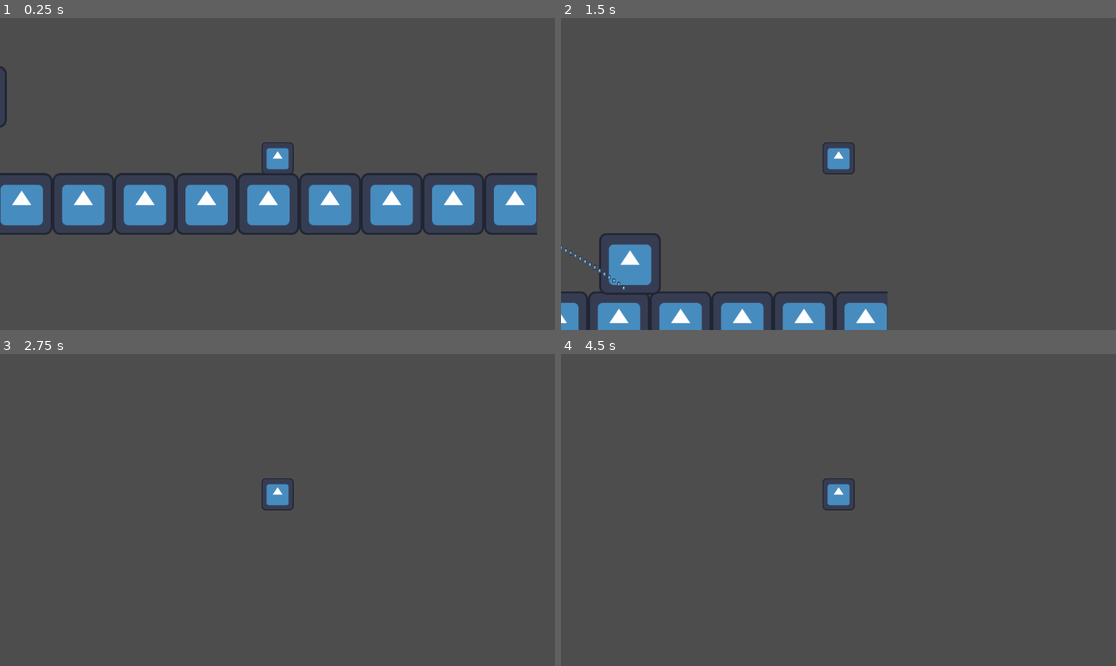
Above: before the commit, frames 1-4 (two rows, left to right).
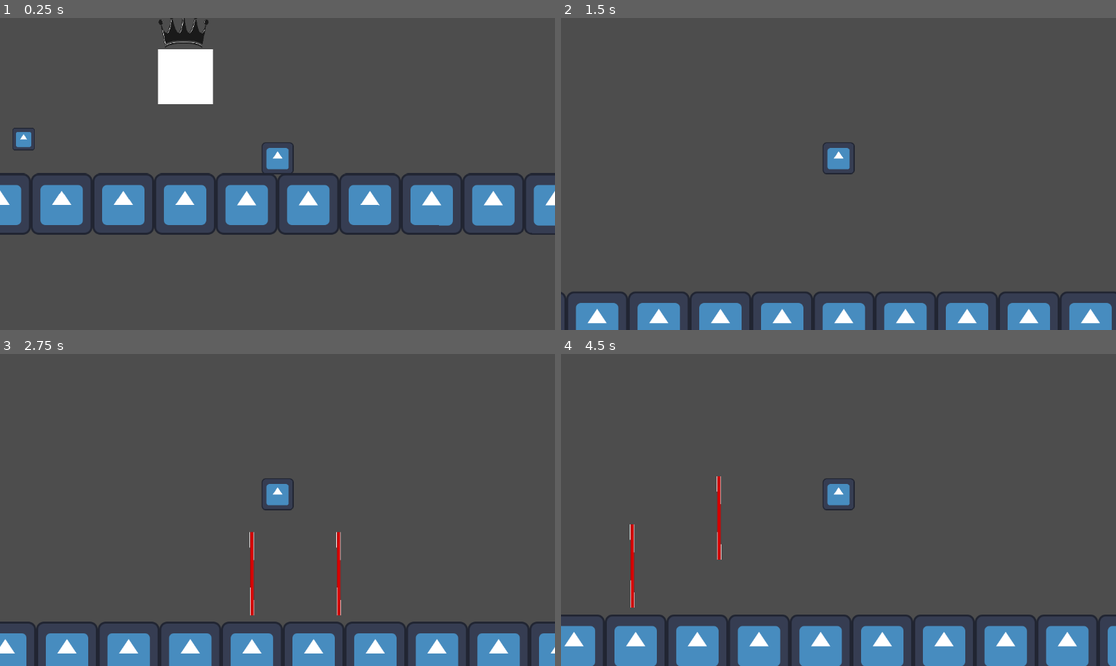
Above: after the commit, the same moments.

Repository: lostlp09/Magic_parkour
Game: Godot game, scene res://node_2d.tscn
Same seed, same stepped clock (60 frames per second), same inputs: the game is played once before the commit and once after it. The engine's default icon, where the game draws it, is replaced by a stand-in: a white triangle on a blue panel in a dark square.
Inputs:
- Up to frame 1 (0.25 s): no input
- Up to frame 2 (1.5 s): tap Enter at 0.5 s; hold Space (jump) 0.53-1.28 s; hold D (right) from 0.53 s (still down); tap Q (dash) at 0.6 s; tap Space (jump) at 1.35 s
- Up to frame 3 (2.75 s): tap Space (jump) at 1.52, 1.82 s; tap Q (dash) at 1.55, 2.1 s; release D (right) at 2.03 s; hold A (left) from 2.03 s (still down); hold Space (jump) from 2.03 s (still down)
- Up to frame 4 (4.5 s): release A (left) at 2.78 s; release Space (jump) at 2.78 s; hold D (right) 2.78-4.28 s; tap Q (dash) at 2.85, 4.35 s; tap Space (jump) at 3.02, 3.32 s; hold Space (jump) 3.53-4.28 s; hold A (left) from 4.28 s (still down)

The runs differ from the first frame. In frame 1, 13% of the frame differs, in the area x 0-100%, y 0-70%; in frame 2, 8.5%; in frame 3, 9.2%; in frame 4, 11%.

Commit message:
added laserspawn ability from boss
the boss can spawn laser now

Diff:
--- a/new-game-project/character_body_2d_2.gd
+++ b/new-game-project/bossscript.gd
@@ -1,6 +1,8 @@
 extends CharacterBody2D
 @onready var player :=$"../CharacterBody2D"
 var x = 0
+var updownlaser = preload("res://up_or_down.tscn")
+var selfvelocity = 0
 
 @onready var malen = $"../Sprite2D2"
 func jump_on_player() ->void:
@@ -27,13 +29,31 @@
 			self.position.y = 0.001*(self.position.x-playerpostion)*(self.position.x-boss)
 			await get_tree().create_timer(0.01).timeout
 
+func laserspawnmode() ->void:
+	for i in range(0,100):
+		print("fly")
+		selfvelocity = -550
+		await  get_tree().create_timer(0.001).timeout
+	selfvelocity = 0
 
+	for i in range(0,randi_range(3,6)):
+		var clone = updownlaser.instantiate()
+		self.get_parent().add_child(clone)
+		clone.position = Vector2(246.0,-100.0)
+		var randomnumber = randi_range(0,1)
+		if randomnumber == 1:
+			clone.position.y -= 100
 
-
-
-
-
+		await get_tree().create_timer(1).timeout
+	for i in range(0,100):
+		print("flydown")
+		selfvelocity =550
+		await  get_tree().create_timer(0.001).timeout
 
 
 func _ready() -> void:
-	jump_on_player()
+	laserspawnmode()
+
+func _physics_process(delta: float) -> void:
+	self.velocity.y = selfvelocity
+	move_and_slide()
--- a/new-game-project/node_2d.tscn
+++ b/new-game-project/node_2d.tscn
@@ -1,9 +1,10 @@
-[gd_scene load_steps=9 format=3 uid="uid://e2d632iibtsp"]
+[gd_scene load_steps=12 format=3 uid="uid://e2d632iibtsp"]
 
 [ext_resource type="Texture2D" uid="uid://sg4lx20pibsw" path="res://icon.svg" id="1_wtcfe"]
 [ext_resource type="Script" uid="uid://d3d2p6qh7tm4h" path="res://playermovment.gd" id="2_0e48y"]
 [ext_resource type="Script" uid="uid://blf5i7up24pjq" path="res://leftright.gd" id="3_epypp"]
-[ext_resource type="Script" uid="uid://du2jps5tw7eio" path="res://character_body_2d_2.gd" id="4_0hol4"]
+[ext_resource type="Script" uid="uid://du2jps5tw7eio" path="res://bossscript.gd" id="4_0hol4"]
+[ext_resource type="Texture2D" uid="uid://bejhgrifarprs" path="res://crown.png" id="5_d21ai"]
 
 [sub_resource type="RectangleShape2D" id="RectangleShape2D_0e48y"]
 size = Vector2(2305, 137)
@@ -11,18 +12,19 @@
 [sub_resource type="RectangleShape2D" id="RectangleShape2D_epypp"]
 size = Vector2(117, 116)
 
+[sub_resource type="RectangleShape2D" id="RectangleShape2D_kdubu"]
+size = Vector2(126.923, 103.846)
+
 [sub_resource type="RectangleShape2D" id="RectangleShape2D_0hol4"]
 size = Vector2(90.3846, 88.4614)
+
+[sub_resource type="CanvasTexture" id="CanvasTexture_kdubu"]
+specular_color = Color(0.835088, 0.097279, 1.92523e-07, 1)
 
 [sub_resource type="RectangleShape2D" id="RectangleShape2D_q6r6c"]
 size = Vector2(122, 115)
 
 [node name="Node2D" type="Node2D"]
-
-[node name="Sprite2D2" type="Sprite2D" parent="."]
-position = Vector2(-334, -62)
-scale = Vector2(0.0490624, 0.0725)
-texture = ExtResource("1_wtcfe")
 
 [node name="StaticBody2D" type="StaticBody2D" parent="."]
 position = Vector2(125, 0)
@@ -40,7 +42,7 @@
 shape = SubResource("RectangleShape2D_0e48y")
 
 [node name="CharacterBody2D" type="CharacterBody2D" parent="."]
-position = Vector2(454, -20)
+position = Vector2(-141, 0)
 scale = Vector2(0.52, 0.52)
 script = ExtResource("2_0e48y")
 
@@ -52,11 +54,17 @@
 position = Vector2(0.538518, -62.9231)
 texture = ExtResource("1_wtcfe")
 
+[node name="Area2D" type="Area2D" parent="CharacterBody2D"]
+
+[node name="CollisionShape2D" type="CollisionShape2D" parent="CharacterBody2D/Area2D"]
+position = Vector2(0, -63.4615)
+shape = SubResource("RectangleShape2D_kdubu")
+
 [node name="Camera2D" type="Camera2D" parent="."]
 position = Vector2(-642, -330)
 
 [node name="Enemy" type="CharacterBody2D" parent="."]
-position = Vector2(-502, -51)
+position = Vector2(-769, -82)
 scale = Vector2(0.52, 0.52)
 script = ExtResource("3_epypp")
 
@@ -75,8 +83,19 @@
 
 [node name="Sprite2D" type="Sprite2D" parent="BOSSFIGHT"]
 position = Vector2(3, -58)
-texture = ExtResource("1_wtcfe")
+scale = Vector2(113.155, 113.155)
+texture = SubResource("CanvasTexture_kdubu")
 
 [node name="CollisionShape2D" type="CollisionShape2D" parent="BOSSFIGHT"]
 position = Vector2(3, -58)
 shape = SubResource("RectangleShape2D_q6r6c")
+
+[node name="Crown" type="Sprite2D" parent="BOSSFIGHT"]
+position = Vector2(-1, -161)
+scale = Vector2(0.36, 0.44)
+texture = ExtResource("5_d21ai")
+
+[node name="positiontracker" type="Sprite2D" parent="."]
+position = Vector2(246, -60)
+
+[connection signal="area_entered" from="CharacterBody2D/Area2D" to="CharacterBody2D" method="_on_area_2d_area_entered"]
--- a/new-game-project/playermovment.gd
+++ b/new-game-project/playermovment.gd
@@ -8,6 +8,8 @@
 var dashacc = 10
 var dashtimer =0
 var dashallowed = true
+var dashright = true
+
 
 @onready var rigidbody = preload("res://rigid_body_2d.tscn")
 @onready var Camera = $"../Camera2D"
@@ -25,12 +27,13 @@
 
 		if Input.is_action_pressed("left"):
 			self.get_child(1).flip_h = true
-
 			self.velocity.x = speed * -1
+			dashright = false
 
 		if Input.is_action_pressed("right"):
 			self.get_child(1).flip_h = false
 			self.velocity.x = speed
+			dashright = true
 		if Input.is_action_just_pressed("shoot up"):
 			if cooldown == false:
 				cooldown = true
@@ -57,7 +60,10 @@
 	else:
 		dashallowed = false
 		self.velocity.y = 0
-		self.velocity.x = 200 * dashacc
+		if  dashright == true:
+			self.velocity.x = 200 * dashacc
+		else:
+			self.velocity.x = -200 * dashacc
 		dashacc -= 50*delta
 		print("dashing")
 		dashtimer += delta
@@ -65,7 +71,7 @@
 			dash = false
 			dashacc = 10
 			dashtimer =0
-			await get_tree().create_timer(3).timeout
+			await get_tree().create_timer(1).timeout
 			dashallowed = true
 	if not is_on_floor() and jumptimer == 0:
 		jumpallowed = false
@@ -74,3 +80,10 @@
 
 	move_and_slide()
 	Camera.position = self.position
+
+func _on_area_2d_area_entered(area: Area2D) -> void:
+	if area.is_in_group("laser"):
+
+		get_tree().quit()
+	else:
+		print("hello")
--- a/new-game-project/project.godot
+++ b/new-game-project/project.godot
@@ -18,6 +18,10 @@
 [editor_plugins]
 
 enabled=PackedStringArray("res://addons/godot_super-wakatime/plugin.cfg")
+
+[global_group]
+
+laser=""
 
 [input]
 
@@ -46,3 +50,9 @@
 "events": [Object(InputEventKey,"resource_local_to_scene":false,"resource_name":"","device":-1,"window_id":0,"alt_press …(192 unchanged characters)…
 ]
 }
+
+[rendering]
+
+textures/canvas_textures/default_texture_filter=0
+textures/decals/filter=1
+textures/light_projectors/filter=2
--- /dev/null
+++ b/new-game-project/up_or_down.gd
@@ -0,0 +1,13 @@
+extends Sprite2D
+var timer = 0
+
+
+
+
+func _process(delta: float) -> void:
+	timer += delta
+
+	self.position.x -= 3
+	if timer >= 3:
+		self.queue_free()
+		print("dead")
--- /dev/null
+++ b/new-game-project/up_or_down.tscn
@@ -0,0 +1,19 @@
+[gd_scene load_steps=4 format=3 uid="uid://b01t4dx622nqx"]
+
+[ext_resource type="Texture2D" uid="uid://ytud12n334cl" path="res://laser1.png" id="1_7un0b"]
+[ext_resource type="Script" uid="uid://c6lj12imujvdn" path="res://up_or_down.gd" id="2_j6ucb"]
+
+[sub_resource type="RectangleShape2D" id="RectangleShape2D_d21ai"]
+size = Vector2(31.9804, 12)
+
+[node name="up or down" type="Sprite2D"]
+rotation = 1.56743
+scale = Vector2(5.3915, 0.719352)
+texture = ExtResource("1_7un0b")
+script = ExtResource("2_j6ucb")
+
+[node name="Area2D" type="Area2D" parent="." groups=["laser"]]
+
+[node name="CollisionShape2D" type="CollisionShape2D" parent="Area2D"]
+position = Vector2(-0.0349884, 0)
+shape = SubResource("RectangleShape2D_d21ai")
Renamed: new-game-project/character_body_2d_2.gd.uid -> new-game-project/bossscript.gd.uid
Binary file added: new-game-project/crown.png
Not shown, added: new-game-project/crown.png.import
Binary file added: new-game-project/laser1.png
Not shown, added: new-game-project/laser1.png.import
Not shown, added: new-game-project/up_or_down.gd.uid
